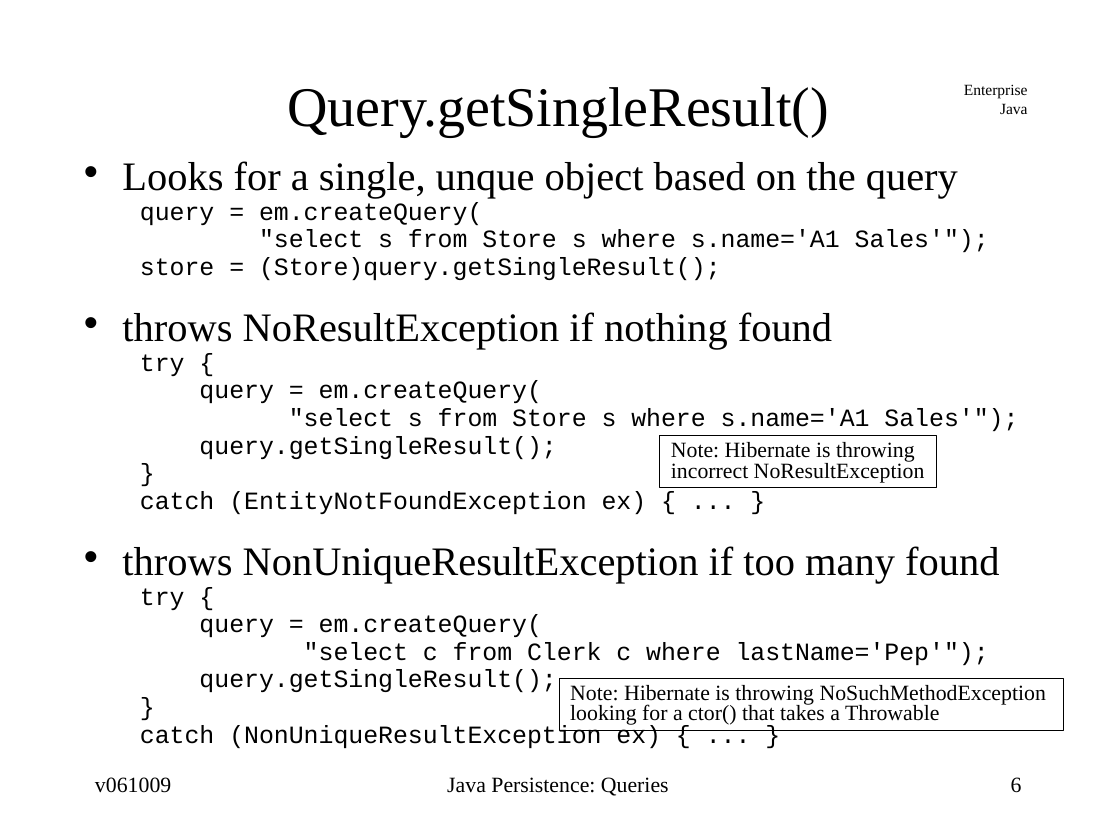
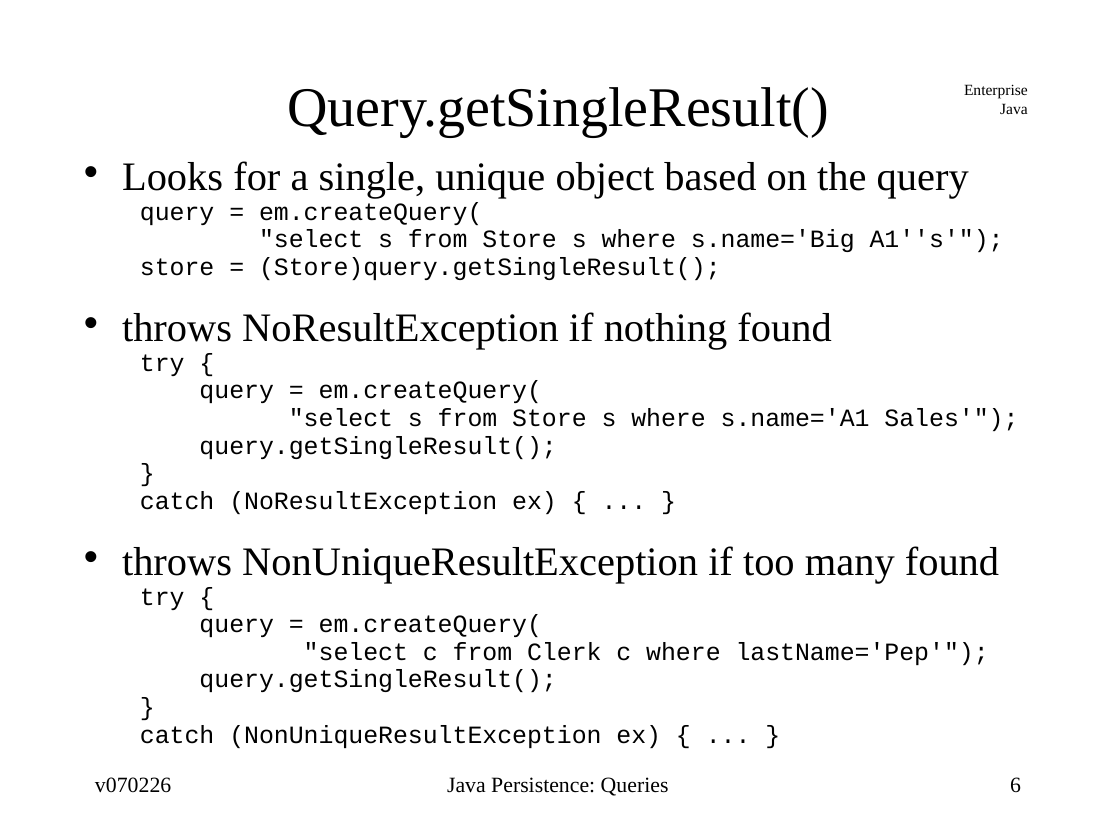
Before and after one commit to jcstaff/ejava-javaee, a slide deck: slide 6 of ormEJBQL/src/site/resources/lectures/ormEJBQL.ppt. Drawn at 1120x840 pixels with LibreOffice and Linux fonts; fonts in the diff are those of the drawing. Boxes give left, top, right and bottom in pixels: in the first picture for what was removed or moved away, otherwise in the second. Text is boxed around its words. In the diff, an @@ line names an element or a change of style, - is before the commit and + after.

```diff
--- a/ormEJBQL/src/site/resources/lectures/ormEJBQL.ppt
+++ b/ormEJBQL/src/site/resources/lectures/ormEJBQL.ppt
@@ text at <box>122,161,969,198</box>: text changed @@
-• Looks for a single, unque object based on the query
+• Looks for a single, unique object based on the query
@@ text at <box>259,229,1004,252</box>: text changed @@
-  "select s from Store s where s.name='A1 Sales'");
+  "select s from Store s where s.name='Big A1''s'");
@@ rectangle removed at <box>660,436,936,488</box> @@
-Note: Hibernate is throwing
-incorrect NoResultException
@@ text at <box>140,491,557,514</box>: text changed @@
-  catch (EntityNotFoundException ex) { ... }
+  catch (NoResultException ex) { ... }
@@ rectangle removed at <box>559,679,1063,731</box> @@
-Note: Hibernate is throwing NoSuchMethodException
-looking for a ctor() that takes a Throwable
@@ text at <box>95,777,171,793</box>: text changed @@
-v061009
+v070226
```
Also in this commit, not shown: 31 other slides changed, 6 other files.
